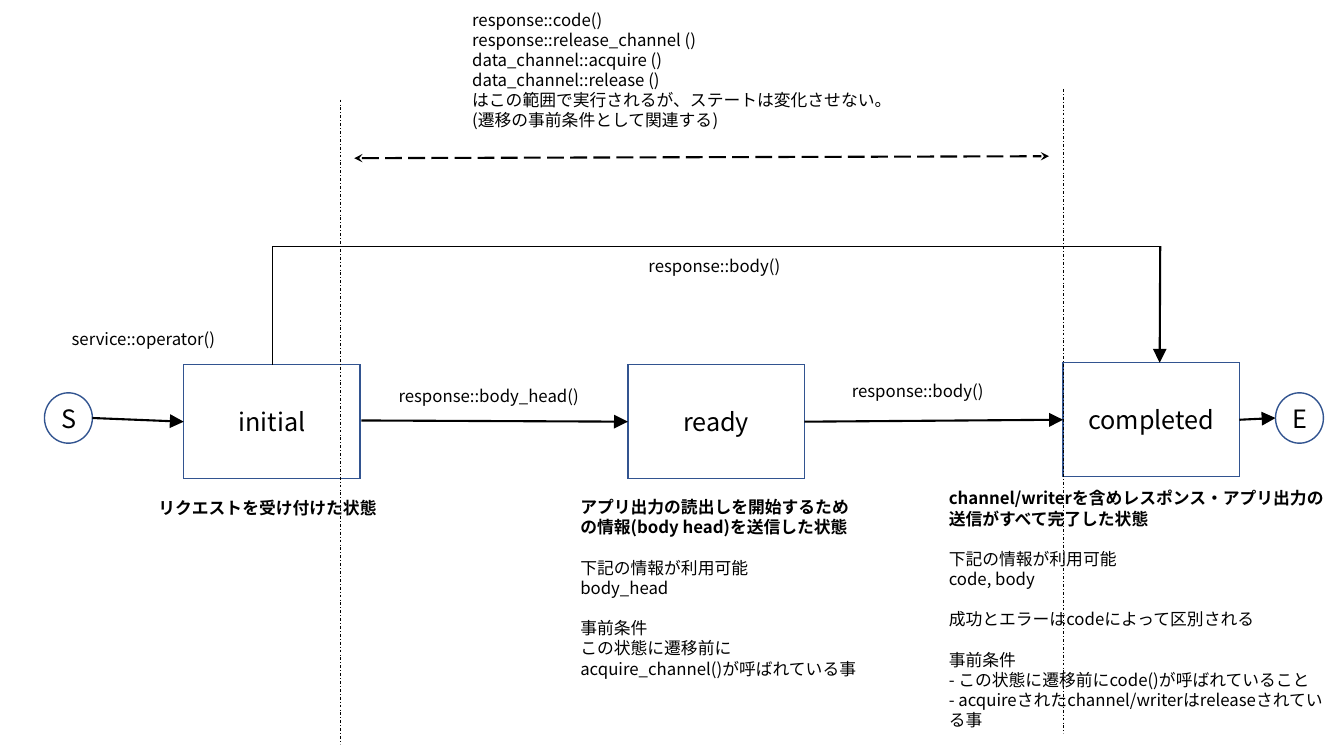
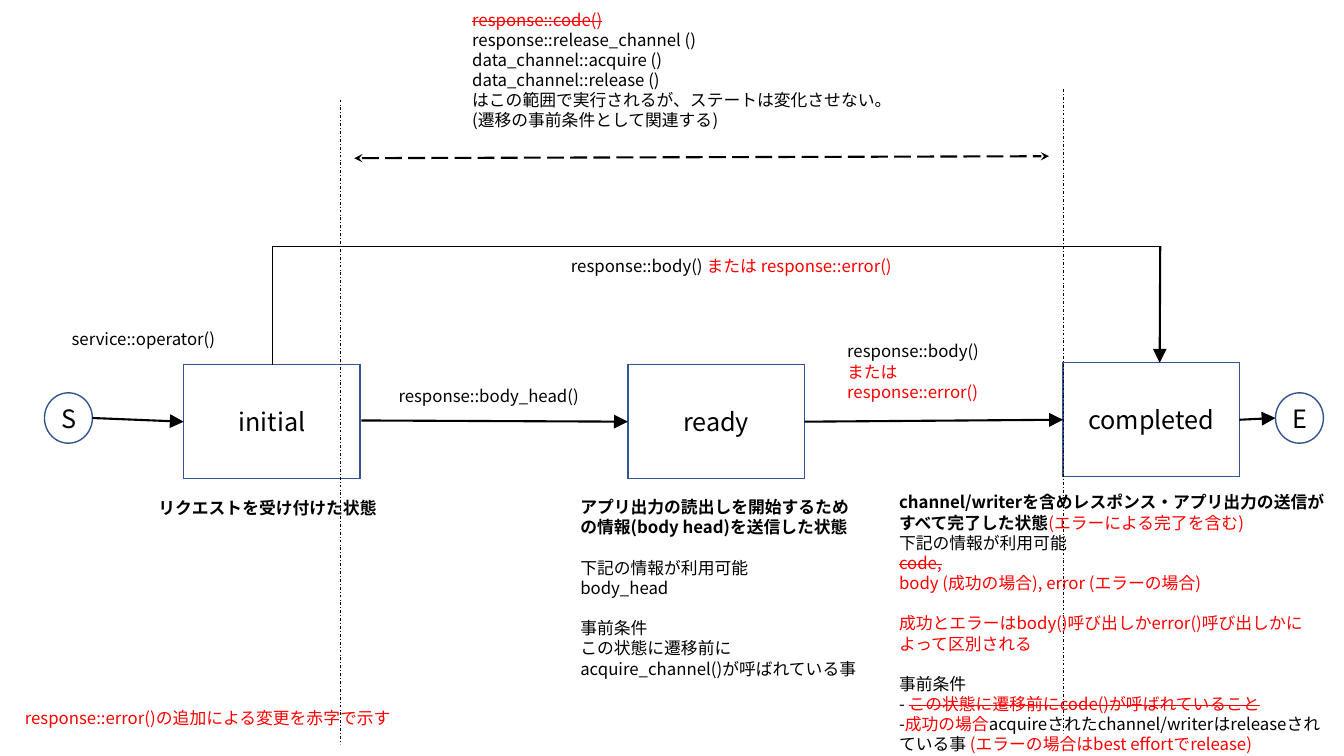
Before and after one commit to project-tsurugi/tateyama, a slide deck: slide 2 of docs/endpoint_state.pptx. Drawn at 1344x756 pixels with LibreOffice and Linux fonts; fonts in the diff are those of the drawing. Boxes give left, top, right and bottom in pixels: in the first picture for what was removed or moved away, otherwise in the second. Text is boxed around its words. In the diff, an @@ line names an element or a change of style, - is before the commit and + after.

Commit message:
doc: update endpoint_state.pptx for response::error()

```diff
--- a/docs/endpoint_state.pptx
+++ b/docs/endpoint_state.pptx
@@ text at box(472, 12, 602, 30): text colour #000000 to #FF0000, strikethrough on in "response::code()" @@
@@ text at box(571, 258, 892, 276): text changed; text colour #000000 to #FF0000 @@
-response::body()
+response::body() または response::error()
@@ text at box(847, 343, 979, 402): text changed; text colour #000000 to #FF0000 @@
-response::body()
+response::body()
+または
+response::error()
@@ text "channel/writerを含めレスポンス・アプリ出力の送信がすべて完了した状態(エラーによる完了を含む)": place and size @@
-text "channel/writerを含めレスポンス・アプリ出力の送信がすべて完了した状態(エラーによる完了を含む)" at box(949, 487, 1324, 711)
+text "channel/writerを含めレスポンス・アプリ出力の送信がすべて完了した状態(エラーによる完了を含む)" at box(899, 491, 1324, 753)
@@ text at box(899, 491, 1324, 532): text changed @@
-channel/writerを含めレスポンス・アプリ出力の送信がすべて完了した状態
+channel/writerを含めレスポンス・アプリ出力の送信がすべて完了した状態(エラーによる完了を含む)
@@ text at box(899, 555, 1303, 652): text changed; text colour #000000 to #FF0000 @@
-code, body
-成功とエラーはcodeによって区別される
+code,
+body (成功の場合), error (エラーの場合)
+成功とエラーはbody()呼び出しかerror()呼び出しかによって区別される
@@ text added at box(25, 710, 391, 729), 12 pt, text #FF0000 @@
+response::error()の追加による変更を赤字で示す
@@ text at box(899, 715, 1320, 753): text changed @@
-- acquireされたchannel/writerはreleaseされている事
+-成功の場合acquireされたchannel/writerはreleaseされている事 (エラーの場合はbest effortでrelease)
@@ text at box(909, 694, 1260, 713): text colour #000000 to #FF0000, strikethrough on in "この状態に遷移前にcode()が呼ばれていること" @@
```
Also in this commit, not shown: 1 other slide changed, 1 slide removed.
